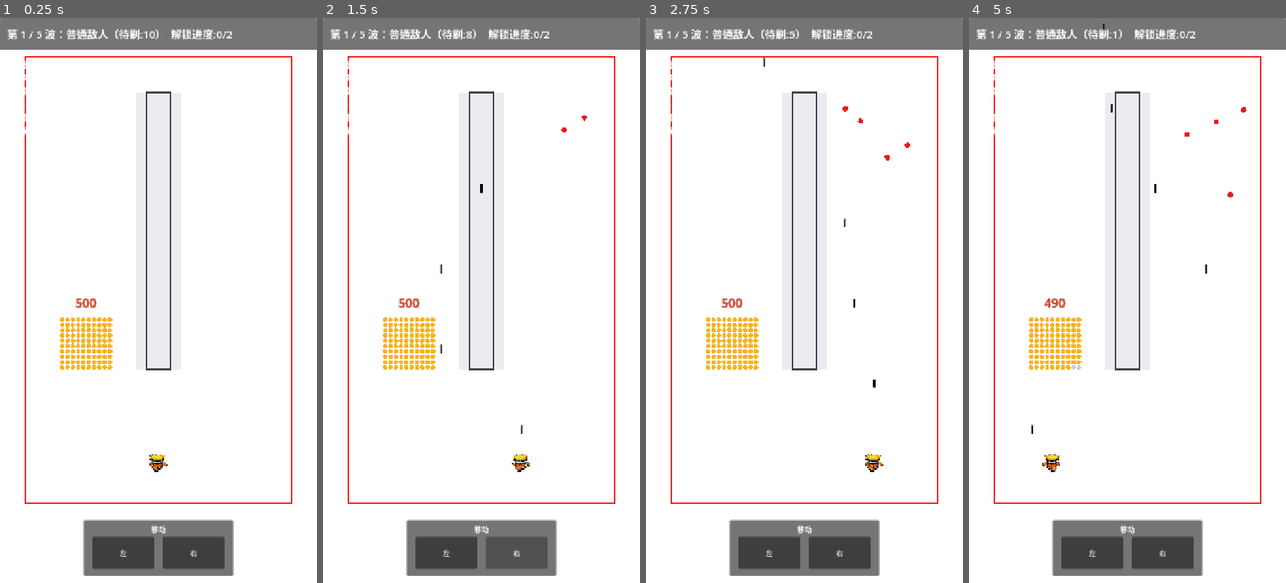
Above: before the commit, frames 1-4 (left to right).
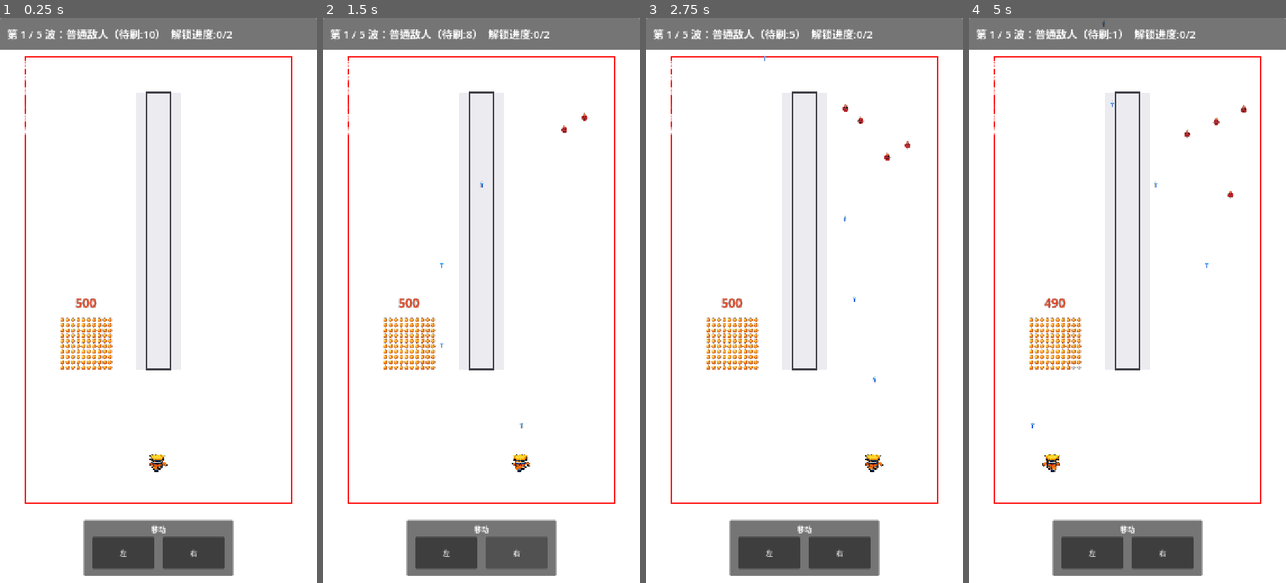
Above: after the commit, the same moments.

Repository: YZSPSJK/war-plane
Game: Godot game, scene res://scenes/main/main.tscn
Same seed, same stepped clock (60 frames per second), same inputs: the game is played once before the commit and once after it.
Inputs (mouse positions are in pixels of both pictures, inside the frame that each line leads up to):
- Up to frame 1 (0.25 s): no input
- Up to frame 2 (1.5 s): click "左" at 0.5 s; click "右" at 1.25 s
- Up to frame 3 (2.75 s): tap Enter at 2 s; move the mouse to (874, 272) at 2.02 s; hold D from 2.03 s (still down); click (874, 272) at 2.17 s
- Up to frame 4 (5 s): release D at 2.75 s; drag from (1064, 328) to (1111, 413) at 2.77 s; move the mouse to (1159, 176) at 3.52 s; hold D 3.53-4.25 s; drag from (1111, 413) to (1032, 215) at 4.27 s

The runs differ from the first frame. In frame 1, 0.9% of the frame differs, in the area x 18-36%, y 53-63%; in frame 2, 1.0%; in frame 3, 1.1%, in the area x 18-84%, y 6-66%; in frame 4, 1.1%.

Commit message:
修改素材生成, 替换

Diff:
--- a/scripts/levels/level1.gd
+++ b/scripts/levels/level1.gd
@@ -10,6 +10,21 @@
 ]
 const HERO_FRAME_COUNT := 3
 const HERO_ANIM_FPS := 10.0
+const PIXEL_ASSET_PATHS := {
+	"basic_bolt": "res://assets/pixel_skills/basic_bolt.png",
+	"burn_patch": "res://assets/pixel_skills/burn_patch.png",
+	"chakra_orb": "res://assets/pixel_skills/chakra_orb.png",
+	"earth_wall": "res://assets/pixel_skills/earth_wall.png",
+	"enemy_boss": "res://assets/pixel_skills/enemy_boss.png",
+	"enemy_elite": "res://assets/pixel_skills/enemy_elite.png",
+	"enemy_imp": "res://assets/pixel_skills/enemy_imp.png",
+	"fireball": "res://assets/pixel_skills/fireball.png",
+	"kunai": "res://assets/pixel_skills/kunai.png",
+	"phoenix_ember": "res://assets/pixel_skills/phoenix_ember.png",
+	"shuriken": "res://assets/pixel_skills/shuriken.png",
+	"spent_orb": "res://assets/pixel_skills/spent_orb.png",
+	"swamp_pool": "res://assets/pixel_skills/swamp_pool.png"
+}
 
 @onready var top_info: Label = $UI/Root/TopPanel/TopInfo
 @onready var swarm_hp_label: Label = $UI/Root/SwarmHpLabel
@@ -195,6 +210,7 @@
 var _hero_anim_last_x := 0.0
 var _hero_face_left := false
 var _hero_texture: Texture2D = null
+var _pixel_textures: Dictionary = {}
 
 
 func _load_balance_config() -> void:
@@ -448,6 +464,7 @@
 func _ready() -> void:
 	_rng.randomize()
 	_load_hero_texture()
+	_load_pixel_textures()
 	_load_balance_config()
 	GameManager.start_game()
 	game_over_popup.visible = false
@@ -537,11 +554,54 @@
 		_hero_texture = ImageTexture.create_from_image(image)
 
 
+func _load_pixel_textures() -> void:
+	_pixel_textures.clear()
+	for texture_key in PIXEL_ASSET_PATHS.keys():
+		var image := Image.new()
+		var err := image.load(str(PIXEL_ASSET_PATHS[texture_key]))
+		if err == OK:
+			_pixel_textures[texture_key] = ImageTexture.create_from_image(image)
+
+
+func _draw_texture_centered(texture_key: String, center: Vector2, size: Vector2) -> bool:
+	if not _pixel_textures.has(texture_key):
+		return false
+	var texture: Texture2D = _pixel_textures[texture_key]
+	draw_texture_rect(texture, Rect2(center - size * 0.5, size), false, Color.WHITE)
+	return true
+
+
+func _projectile_texture_key(projectile_type: String) -> String:
+	if projectile_type == "kunai":
+		return "kunai"
+	if projectile_type == "fireball":
+		return "fireball"
+	if projectile_type == "phoenix":
+		return "phoenix_ember"
+	return "basic_bolt"
+
+
+func _projectile_texture_size(projectile_type: String) -> Vector2:
+	if projectile_type == "kunai":
+		return Vector2(18, 18)
+	if projectile_type == "fireball":
+		return Vector2(28, 28)
+	if projectile_type == "phoenix":
+		return Vector2(22, 22)
+	if projectile_type == "clone_basic":
+		return Vector2(14, 14)
+	return Vector2(16, 16)
+
+
 func _draw_clones() -> void:
 	for clone in _clones:
 		var pos: Vector2 = clone["pos"]
 		var rect := Rect2(pos - HERO_SIZE * 0.42, HERO_SIZE * 0.84)
-		draw_rect(rect, Color(0.35, 0.72, 1.0, 0.75), true)
+		if _hero_texture == null:
+			draw_rect(rect, Color(0.35, 0.72, 1.0, 0.75), true)
+		else:
+			var src_rect: Rect2 = HERO_FRAME_SOURCES[_hero_anim_frame]
+			draw_texture_rect_region(_hero_texture, rect, src_rect, Color(0.45, 0.75, 1.0, 0.58), false)
 
 
 func _draw_projectiles() -> void:
@@ -549,6 +609,10 @@
 		var pos: Vector2 = projectile["pos"]
 		var velocity: Vector2 = projectile["velocity"]
 		var type: String = projectile["type"]
+		var texture_key := _projectile_texture_key(type)
+		var texture_size := _projectile_texture_size(type)
+		if _draw_texture_centered(texture_key, pos, texture_size):
+			continue
 		var color := Color.BLACK
 		if type == "kunai":
 			color = Color(0.12, 0.12, 0.12)
@@ -566,14 +630,21 @@
 func _draw_skill_effects() -> void:
 	for area in _shuriken_areas:
 		draw_circle(area["pos"], float(area["radius"]), Color(0.98, 0.72, 0.18, 0.24))
+		_draw_texture_centered("shuriken", area["pos"], Vector2(48, 48))
 	for area in _burn_areas:
-		draw_circle(area["pos"], float(area["radius"]), Color(1.0, 0.48, 0.12, 0.18))
+		if not _draw_texture_centered("burn_patch", area["pos"], Vector2.ONE * float(area["radius"]) * 2.0):
+			draw_circle(area["pos"], float(area["radius"]), Color(1.0, 0.48, 0.12, 0.18))
 	for area in _swamp_areas:
-		draw_circle(area["pos"], float(area["radius"]), Color(0.40, 0.30, 0.12, 0.30))
+		if not _draw_texture_centered("swamp_pool", area["pos"], Vector2.ONE * float(area["radius"]) * 2.0):
+			draw_circle(area["pos"], float(area["radius"]), Color(0.40, 0.30, 0.12, 0.30))
 	for wall in _earth_walls:
 		var rect: Rect2 = wall["rect"]
-		draw_rect(rect, Color(0.56, 0.42, 0.26, 0.78), true)
-		draw_rect(rect, Color(0.25, 0.16, 0.08), false, 2.0)
+		if _pixel_textures.has("earth_wall"):
+			var texture: Texture2D = _pixel_textures["earth_wall"]
+			draw_texture_rect(texture, rect, false, Color.WHITE)
+		else:
+			draw_rect(rect, Color(0.56, 0.42, 0.26, 0.78), true)
+			draw_rect(rect, Color(0.25, 0.16, 0.08), false, 2.0)
 
 
 func _draw_skill_grid() -> void:
@@ -586,19 +657,22 @@
 		for col in range(SKILL_GRID_COLS):
 			var idx := row * SKILL_GRID_COLS + col
 			var pos := Vector2(left + float(col) * SKILL_CELL_X, top + float(row) * SKILL_CELL_Y)
-			var color := Color(0.98, 0.70, 0.1) if idx < alive_cells else Color(0.80, 0.80, 0.80)
-			draw_circle(pos, SKILL_DOT_RADIUS, color)
+			var texture_key := "chakra_orb" if idx < alive_cells else "spent_orb"
+			if not _draw_texture_centered(texture_key, pos, Vector2(12, 12)):
+				var color := Color(0.98, 0.70, 0.1) if idx < alive_cells else Color(0.80, 0.80, 0.80)
+				draw_circle(pos, SKILL_DOT_RADIUS, color)
 
 
 func _draw_enemy_groups() -> void:
-	_draw_enemy_matrix(_swarm_enemies, SWARM_DOT_RADIUS, Color(0.95, 0.08, 0.08))
-	_draw_enemy_matrix(_elite_enemies, ELITE_DOT_RADIUS, Color(0.84, 0.1, 0.1))
-	_draw_enemy_matrix(_boss_enemies, BOSS_DOT_RADIUS, Color(0.72, 0.02, 0.02))
-
-
-func _draw_enemy_matrix(enemies: Array[Dictionary], radius: float, color: Color) -> void:
+	_draw_enemy_matrix(_swarm_enemies, SWARM_DOT_RADIUS, Color(0.95, 0.08, 0.08), "enemy_imp", Vector2(20, 20))
+	_draw_enemy_matrix(_elite_enemies, ELITE_DOT_RADIUS, Color(0.84, 0.1, 0.1), "enemy_elite", Vector2(24, 24))
+	_draw_enemy_matrix(_boss_enemies, BOSS_DOT_RADIUS, Color(0.72, 0.02, 0.02), "enemy_boss", Vector2(34, 34))
+
+
+func _draw_enemy_matrix(enemies: Array[Dictionary], radius: float, color: Color, texture_key: String, texture_size: Vector2) -> void:
 	for enemy in enemies:
-		draw_circle(enemy["pos"], radius, color)
+		if not _draw_texture_centered(texture_key, enemy["pos"], texture_size):
+			draw_circle(enemy["pos"], radius, color)
 
 
 func _refresh_layout_if_needed(force: bool) -> void:
Binary file added: assets/pixel_skills/basic_bolt.png
Not shown, added: assets/pixel_skills/basic_bolt.png.import
Binary file added: assets/pixel_skills/burn_patch.png
Not shown, added: assets/pixel_skills/burn_patch.png.import
Binary file added: assets/pixel_skills/chakra_orb.png
Not shown, added: assets/pixel_skills/chakra_orb.png.import
Binary file added: assets/pixel_skills/earth_wall.png
Not shown, added: assets/pixel_skills/earth_wall.png.import
Binary file added: assets/pixel_skills/enemy_boss.png
Not shown, added: assets/pixel_skills/enemy_boss.png.import
Binary file added: assets/pixel_skills/enemy_elite.png
Not shown, added: assets/pixel_skills/enemy_elite.png.import
(and 28 more such lines)
